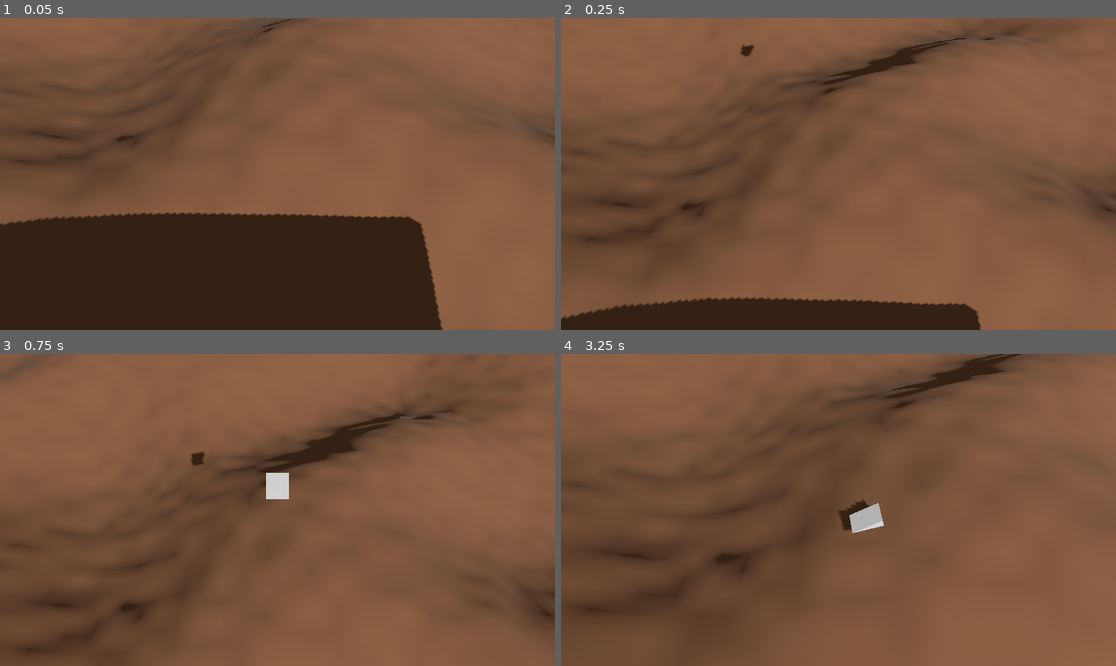
Above: before the commit, frames 1-4 (two rows, left to right).
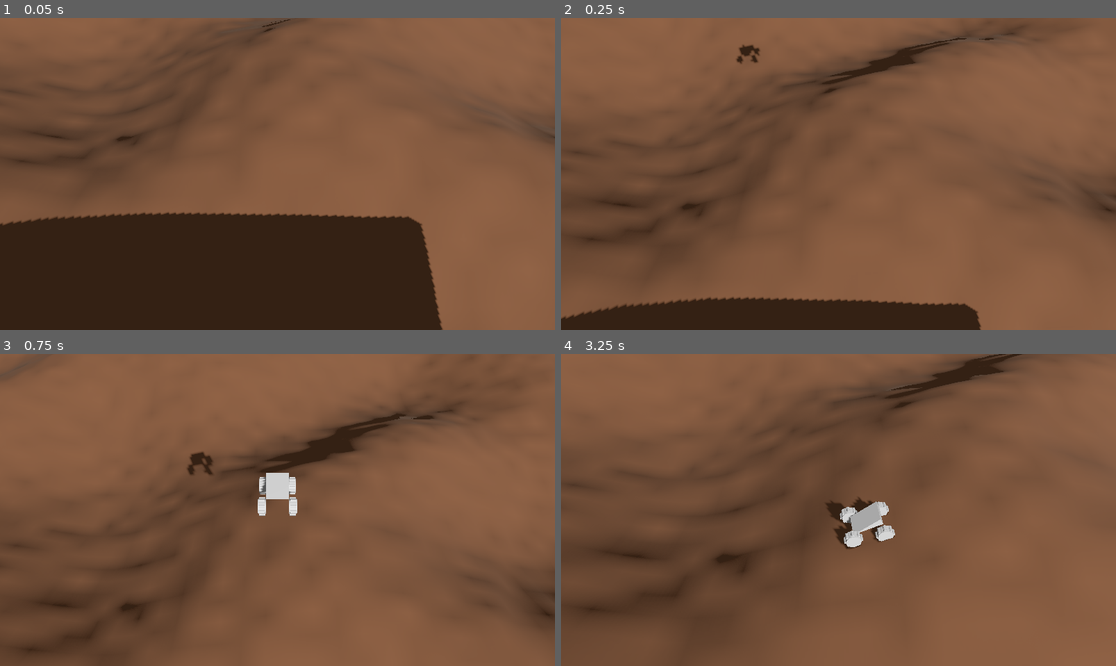
Above: after the commit, the same moments.

Repository: bluziDev/necrocar
Game: Godot game, scene res://Scenes/test_park.tscn
Same seed, same stepped clock (60 frames per second), same inputs: the game is played once before the commit and once after it.
Inputs:
- Up to frame 1 (0.05 s): no input
- Up to frame 2 (0.25 s): no input
- Up to frame 3 (0.75 s): hold D (steer_right) from 0.53 s (still down)
- Up to frame 4 (3.25 s): release D (steer_right) at 1.28 s; hold S (drive_backward) 1.28-2.03 s; hold D (steer_right) 2.03-2.78 s; hold Up (drive_forward) from 2.78 s (still down)

Frame 1 is identical in both runs. In frame 2, less than 0.1% of the frame differs, in the area x 31-36%, y 9-15%; in frame 3, 0.4%; in frame 4, 0.8%, in the area x 47-61%, y 45-63%.

Commit message:
wheel suspension

Diff:
--- a/Scenes/car_mesh.tscn
+++ b/Scenes/car_mesh.tscn
@@ -1,6 +1,7 @@
-[gd_scene load_steps=3 format=3 uid="uid://cvwd5tji4dxmc"]
+[gd_scene load_steps=4 format=3 uid="uid://cvwd5tji4dxmc"]
 
 [ext_resource type="Script" path="res://Scripts/custom_car/car_mesh.gd" id="1_pacwr"]
+[ext_resource type="PackedScene" uid="uid://p3eufhueyq3l" path="res://Scenes/wheels.tscn" id="2_jy6yq"]
 
 [sub_resource type="PrismMesh" id="PrismMesh_kjcej"]
 left_to_right = 1.0
@@ -9,13 +10,17 @@
 [node name="Node3D" type="Node3D"]
 script = ExtResource("1_pacwr")
 tilt_force = 5.0
-tilt_damp = 2.0
+tilt_damp = 3.0
 pos_force = 5.0
 pos_damp = 2.0
 max_pos_offset = 0.3
 mass = 16.0
+target_approach = 3.0
+mass_wheels = 32.0
 
 [node name="MeshInstance3D2" type="MeshInstance3D" parent="."]
 transform = Transform3D(-4.37114e-08, 0, -1, 0, 1, 0, 1, 0, -4.37114e-08, 0, 0, -0.13)
 mesh = SubResource("PrismMesh_kjcej")
 skeleton = NodePath("../..")
+
+[node name="Wheels" parent="." instance=ExtResource("2_jy6yq")]
--- /dev/null
+++ b/Scenes/wheel.tscn
@@ -0,0 +1,9 @@
+[gd_scene load_steps=2 format=3 uid="uid://qo17wpba7iml"]
+
+[ext_resource type="PackedScene" uid="uid://co35shrbyebm4" path="res://Scenes/wheel_mesh.tscn" id="1_y5b56"]
+
+[node name="Wheel" type="Node3D"]
+
+[node name="RayCast3D" type="RayCast3D" parent="."]
+
+[node name="Node3D" parent="." instance=ExtResource("1_y5b56")]
--- /dev/null
+++ b/Scenes/wheel_mesh.tscn
@@ -0,0 +1,49 @@
+[gd_scene load_steps=3 format=3 uid="uid://co35shrbyebm4"]
+
+[sub_resource type="CylinderMesh" id="CylinderMesh_lkwri"]
+height = 0.5
+radial_segments = 12
+
+[sub_resource type="CylinderMesh" id="CylinderMesh_xtdpx"]
+top_radius = 0.1
+bottom_radius = 0.1
+height = 0.4
+radial_segments = 8
+
+[node name="Node3D" type="Node3D"]
+transform = Transform3D(-2.18557e-08, -0.5, 0, 0.5, -2.18557e-08, 0, 0, 0, 0.5, 0, 0, 0)
+
+[node name="MeshInstance3D" type="MeshInstance3D" parent="."]
+mesh = SubResource("CylinderMesh_lkwri")
+
+[node name="MeshInstance3D2" type="MeshInstance3D" parent="."]
+transform = Transform3D(1, 0, 0, 0, 1, 0, 0, 0, 1, 0, 0, 0.5)
+mesh = SubResource("CylinderMesh_xtdpx")
+
+[node name="MeshInstance3D3" type="MeshInstance3D" parent="."]
+transform = Transform3D(1, 0, 0, 0, 1, 0, 0, 0, 1, 0, 0, -0.5)
+mesh = SubResource("CylinderMesh_xtdpx")
+
+[node name="MeshInstance3D4" type="MeshInstance3D" parent="."]
+transform = Transform3D(-4.37114e-08, 0, -1, 0, 1, 0, 1, 0, -4.37114e-08, -0.5, 0, -2.18557e-08)
+mesh = SubResource("CylinderMesh_xtdpx")
+
+[node name="MeshInstance3D5" type="MeshInstance3D" parent="."]
+transform = Transform3D(-4.37114e-08, 0, -1, 0, 1, 0, 1, 0, -4.37114e-08, 0.5, 0, 2.18557e-08)
+mesh = SubResource("CylinderMesh_xtdpx")
+
+[node name="MeshInstance3D6" type="MeshInstance3D" parent="."]
+transform = Transform3D(0.707107, 0, -0.707107, 0, 1, 0, 0.707107, 0, 0.707107, -0.353553, 0, 0.353553)
+mesh = SubResource("CylinderMesh_xtdpx")
+
+[node name="MeshInstance3D7" type="MeshInstance3D" parent="."]
+transform = Transform3D(0.707107, 0, -0.707107, 0, 1, 0, 0.707107, 0, 0.707107, 0.353553, 0, -0.353553)
+mesh = SubResource("CylinderMesh_xtdpx")
+
+[node name="MeshInstance3D8" type="MeshInstance3D" parent="."]
+transform = Transform3D(-0.707107, 0, -0.707107, 0, 1, 0, 0.707107, 0, -0.707107, -0.353553, 0, -0.353553)
+mesh = SubResource("CylinderMesh_xtdpx")
+
+[node name="MeshInstance3D9" type="MeshInstance3D" parent="."]
+transform = Transform3D(-0.707107, 0, -0.707107, 0, 1, 0, 0.707107, 0, -0.707107, 0.353553, 0, 0.353553)
+mesh = SubResource("CylinderMesh_xtdpx")
--- /dev/null
+++ b/Scenes/wheels.tscn
@@ -0,0 +1,17 @@
+[gd_scene load_steps=2 format=3 uid="uid://p3eufhueyq3l"]
+
+[ext_resource type="PackedScene" uid="uid://qo17wpba7iml" path="res://Scenes/wheel.tscn" id="1_4tsa5"]
+
+[node name="Wheels" type="Node3D"]
+
+[node name="Wheel" parent="." instance=ExtResource("1_4tsa5")]
+transform = Transform3D(1, 0, 0, 0, -4.37114e-08, 1, 0, -1, -4.37114e-08, -0.5, 0.5, 0.3)
+
+[node name="Wheel2" parent="." instance=ExtResource("1_4tsa5")]
+transform = Transform3D(1, 0, 0, 0, -4.37114e-08, 1, 0, -1, -4.37114e-08, 0.5, 0.5, 0.3)
+
+[node name="Wheel3" parent="." instance=ExtResource("1_4tsa5")]
+transform = Transform3D(1, 0, 0, 0, -4.37114e-08, 1, 0, -1, -4.37114e-08, -0.5, -0.5, 0.3)
+
+[node name="Wheel4" parent="." instance=ExtResource("1_4tsa5")]
+transform = Transform3D(1, 0, 0, 0, -4.37114e-08, 1, 0, -1, -4.37114e-08, 0.5, -0.5, 0.3)
--- a/Scripts/custom_car/car_mesh.gd
+++ b/Scripts/custom_car/car_mesh.gd
@@ -4,7 +4,9 @@
 @export var tilt_damp : float
 @onready var parent = get_parent()
 var up = Vector3(0,1,0)
+var up_wheels = Vector3(0,1,0)
 var tilt_speed = Vector3(0,0,0)
+var tilt_speed_wheels = Vector3(0,0,0)
 @export var pos_force : float
 @export var pos_damp : float
 var pos_offset = Vector3(0,0,0)
@@ -12,21 +14,45 @@
 @export var max_pos_offset : float
 @export var mass : float
 @onready var parent_vel = parent.linear_velocity
+@onready var wheels = get_node("Wheels")
+@onready var up_target = parent.ground_norm
+@onready var last_up_target = up_target
+var last_target_difference = 0
+@export var target_approach : float
+@onready var up_target_target = up_target
+@export var mass_wheels : float
 
 func _process(delta):
 	#bouncy tilt
-	var up_target = parent.ground_norm
+	if (parent.ground_norm - up_target_target).length() > 0.0001:
+		up_target_target = parent.ground_norm
+		last_target_difference = (parent.ground_norm - up_target).length()
+
+	#var up_target_target = parent.ground_norm
+	var up_target_difference = up_target_target - up_target
+	var target_approach_delta = target_approach * last_target_difference * delta
+	if up_target_difference.length() <= target_approach_delta:
+		up_target = up_target_target
+	else:
+		up_target += up_target_difference.normalized() * target_approach_delta
+	up_target = up_target.normalized()
 	var up_difference = up_target - up
 	tilt_speed += sign(up_difference) * tilt_force * delta
 	tilt_speed /= 1 + tilt_damp * delta
 	up += tilt_speed * delta
+	#up = up_target
 	var forward = parent.move_dir_xz
 	look_at(global_position + up,forward)
+	var wheels_up = up.reflect(up_target) * Vector3(mass / mass_wheels,1,mass / mass_wheels)
+	wheels.look_at(global_position + wheels_up,forward)
 
-	#bouny position offset
+	#bouncy position offset
 	pos_speed += (parent_vel - parent.linear_velocity) * mass * delta
 	parent_vel = parent.linear_velocity
 	pos_speed += -sign(pos_offset) * pos_force * delta
 	pos_speed /= 1 + pos_damp * delta
 	pos_offset += pos_speed * delta
-	global_position = parent.global_position + pos_offset.normalized() * min(max_pos_offset,pos_offset.length())
+	var offset_clamped = pos_offset.normalized() * min(max_pos_offset,pos_offset.length())
+	var offset_clamped_wheels = -pos_offset.normalized() * min(max_pos_offset,pos_offset.length() * (mass / mass_wheels))
+	global_position = parent.global_position + offset_clamped
+	wheels.global_position = parent.global_position + offset_clamped_wheels
--- a/Scripts/custom_car/car_rb_controller.gd
+++ b/Scripts/custom_car/car_rb_controller.gd
@@ -37,8 +37,10 @@
 	else:
 		grounded = false
 	#move_dir = Input.get_axis("steer_right","steer_left") * turn_speed * delta
+	var drive_input = Input.get_axis("drive_forward","drive_backward")
 	if grounded:
-		turn_speed += Input.get_axis("steer_right","steer_left") * turn_power * delta
+		var turn_reverse = clamp(drive_input,0,1) * 2 - 1
+		turn_speed += Input.get_axis("steer_right","steer_left") * turn_power * -turn_reverse * delta
 		turn_speed /= 1 + turn_damp * delta
 	move_dir_xz = move_dir_xz.rotated(Vector3(0,1,0),turn_speed * delta)
 	drift_axis = move_dir_xz.cross(ground_norm).normalized()
@@ -47,7 +49,7 @@
 		#transfer momentum by turning
 		linear_velocity = linear_velocity.rotated(ground_norm,turn_speed * turn_transfer * delta)
 		#main drive force
-		apply_central_force(horsepower * delta * move_dir * Input.get_axis("drive_forward","drive_backward"))
+		apply_central_force(horsepower * delta * move_dir * drive_input)
 		#damp velocity side to side
 		var drift_velocity = linear_velocity.project(drift_axis)
 		var vel_no_drift = linear_velocity - drift_velocity
